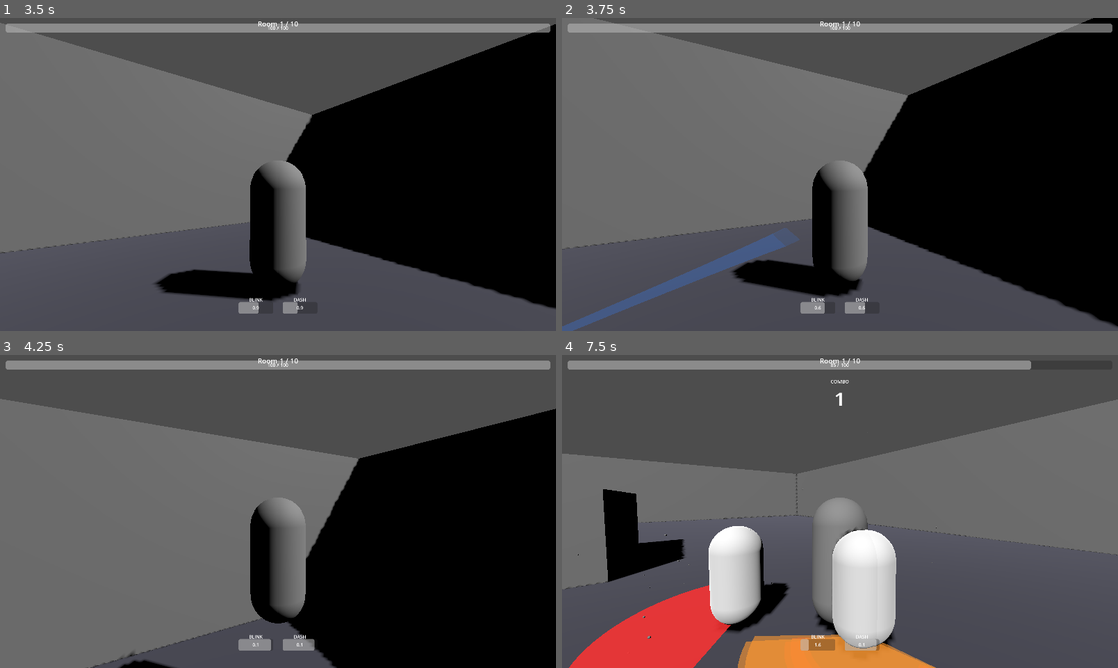
Above: before the commit, frames 1-4 (two rows, left to right).
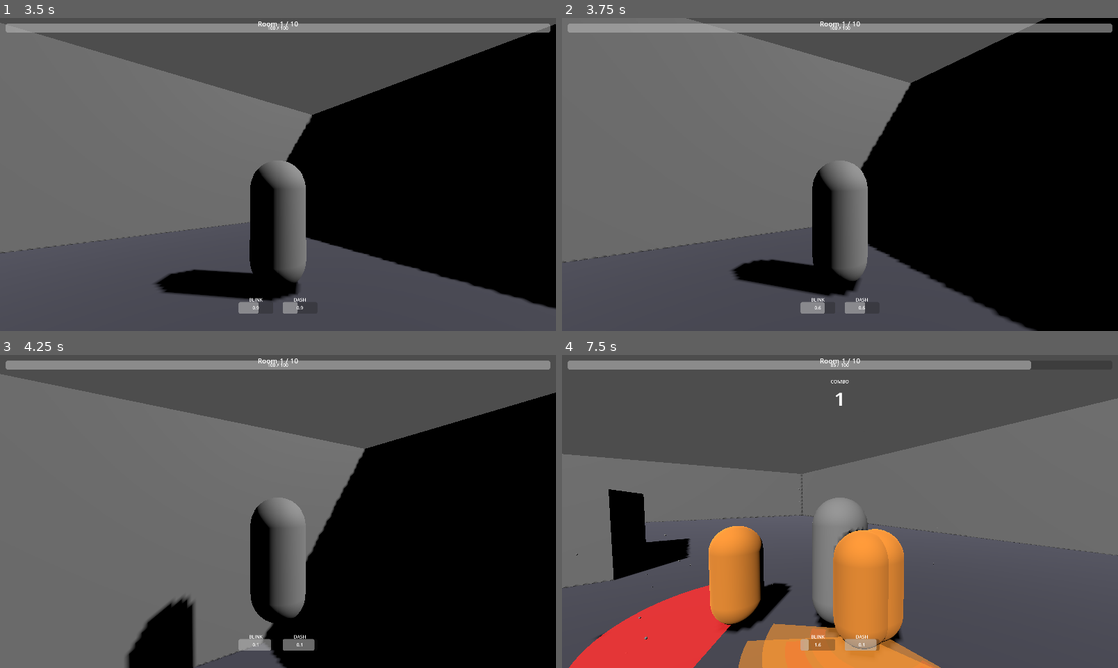
Above: after the commit, the same moments.

Repository: JingByTheDoor/Blink-blade
Game: Godot game, scene res://scenes/main/main_menu.tscn
Same seed, same stepped clock (60 frames per second), same inputs: the game is played once before the commit and once after it.
Inputs (mouse positions are in pixels of both pictures, inside the frame that each line leads up to):
- Up to frame 1 (3.5 s): click "START RUN" at 0.5 s; tap Enter at 1.25 s; move the mouse to (305, 174) at 1.27 s; hold W (move_forward) from 1.28 s (still down); right-click (305, 174) at 1.35 s; tap Space (jump) at 1.52, 2.27 s; move the mouse to (250, 174) at 2.02 s; right-click (250, 174) at 2.1 s; move the mouse to (289, 168) at 2.77 s; tap Shift (dash) at 2.85 s; right-click (289, 168) at 3.05 s
- Up to frame 2 (3.75 s): keep holding W (move_forward); move the mouse to (834, 180) at 3.52 s; click (834, 180) at 3.6 s
- Up to frame 3 (4.25 s): keep holding W (move_forward); tap Space (jump) at 3.77 s; right-click (272, 517) at 3.8 s
- Up to frame 4 (7.5 s): move the mouse to (878, 514) at 4.27 s; right-click (878, 514) at 4.35 s; tap Space (jump) at 4.52, 5.27, 6.77 s; move the mouse to (795, 508) at 5.02 s; right-click (795, 508) at 5.1 s; move the mouse to (845, 511) at 5.77 s; tap Shift (dash) at 5.85 s; right-click (845, 511) at 6.05 s; move the mouse to (817, 505) at 6.52 s; release W (move_forward) at 6.53 s; hold D (move_right) 6.53-7.28 s; click (817, 505) at 6.6 s; right-click (817, 505) at 6.8 s; move the mouse to (867, 511) at 7.27 s; hold W (move_forward) from 7.28 s (still down); right-click (867, 511) at 7.35 s

Frame 1 is identical in both runs. In frame 2, 11% of the frame differs, in the area x 0-100%, y 0-100%; in frame 3, 9.2%; in frame 4, 8.8%.

Commit message:
Disable attack movement choreography and ensure attacks always face the player's direction

Diff:
--- a/scenes/player/player.gd
+++ b/scenes/player/player.gd
@@ -418,24 +418,8 @@
 
 
 func _play_attack_choreography() -> void:
-	if not is_on_floor():
-		return
-	if is_hit_repositioning:
-		return
-	if attack_choreo_tween:
-		attack_choreo_tween.kill()
-
-	var base_dir = _get_attack_direction()
-	var move_dir = base_dir
-	var target_position = global_position + move_dir * ATTACK_STAB_DISTANCE
-	target_position.y = global_position.y
-
-	is_attack_choreographing = true
-	attack_choreo_tween = create_tween()
-	attack_choreo_tween.tween_property(self, "global_position", target_position, ATTACK_STAB_TIME).set_trans(Tween.TRANS_SINE).set_ease(Tween.EASE_OUT)
-	attack_choreo_tween.tween_callback(func():
-		is_attack_choreographing = false
-	)
+	# Attack movement disabled
+	pass
 
 
 func _spawn_attack_slash() -> void:
@@ -445,14 +429,9 @@
 
 
 func _get_attack_direction() -> Vector3:
-	var dir = Vector3.ZERO
-	if blink_target and is_instance_valid(blink_target):
-		dir = blink_target.global_position - global_position
-		dir.y = 0
-
-	if dir.length() <= 0.001:
-		dir = -global_transform.basis.z
-		dir.y = 0
+	# Always attack in the direction the player is facing
+	var dir = -global_transform.basis.z
+	dir.y = 0
 
 	if dir.length() <= 0.001:
 		dir = Vector3(0, 0, -1)
